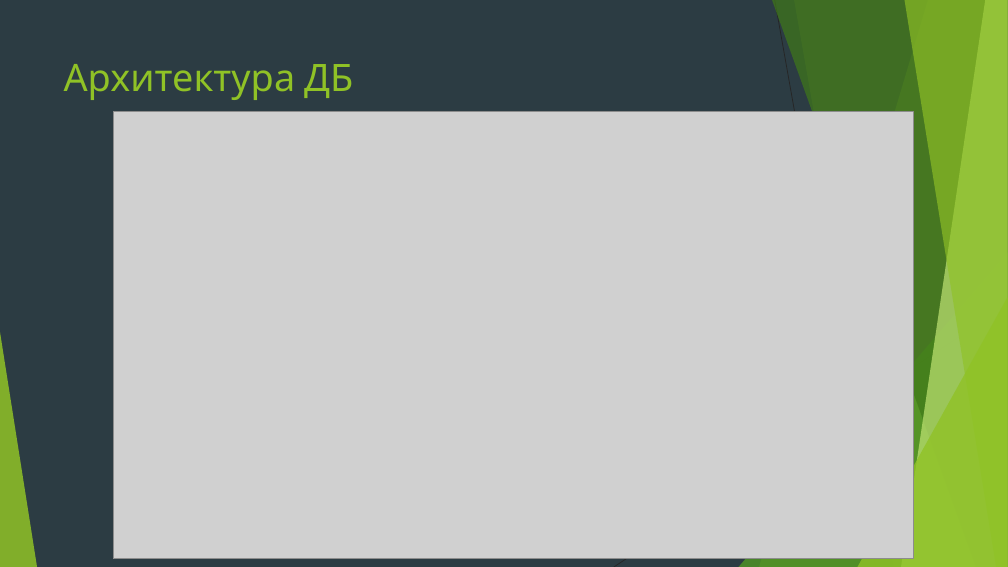
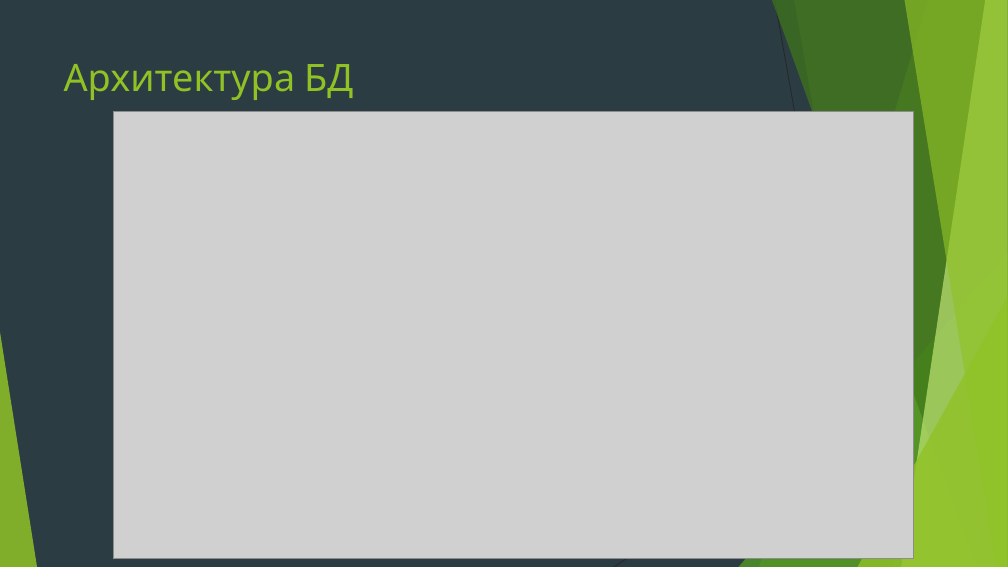
Before and after one commit to fearppen/CinemaSystem, a slide deck: slide 5 of Презентация.pptx. Drawn at 1008x567 pixels with LibreOffice and Linux fonts; fonts in the diff are those of the drawing; grey boxes stand for pictures. Boxes give left, top, right and bottom in pixels: in the first picture for what was removed or moved away, otherwise in the second. Text is boxed around its words. In the diff, an @@ line names an element or a change of style, - is before the commit and + after.

```diff
--- a/Презентация.pptx
+++ b/Презентация.pptx
@@ title at bbox=[64, 64, 353, 100]: text changed @@
-Архитектура ДБ
+Архитектура БД
```
Also in this commit, not shown: 1 other slide changed, 44 other files.
